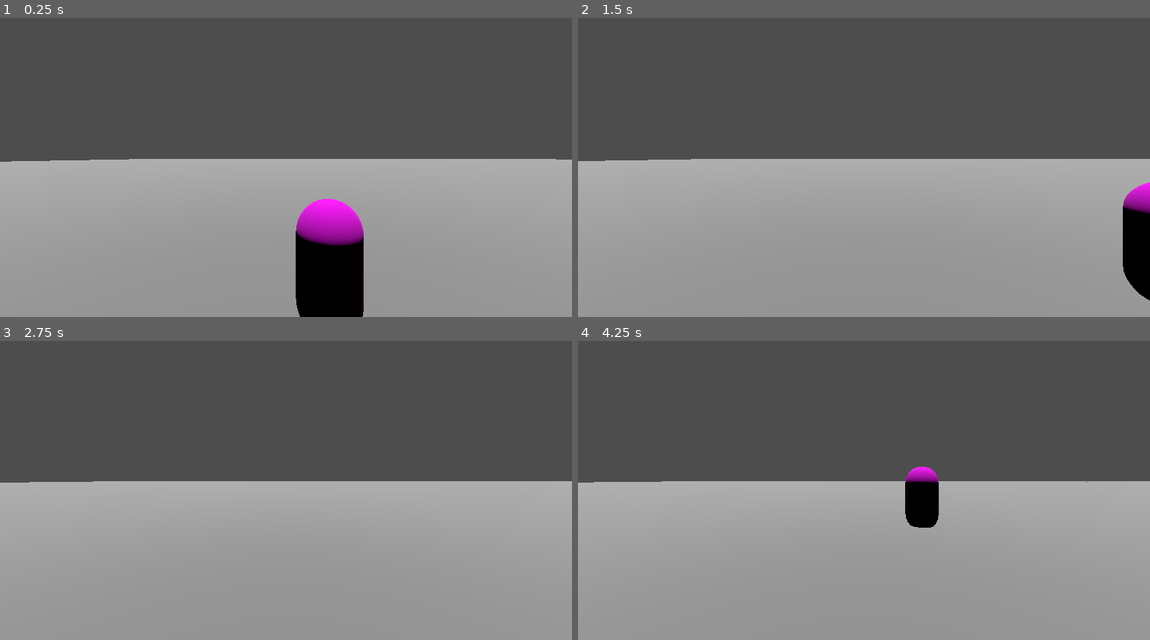
Above: before the commit, frames 1-4 (two rows, left to right).
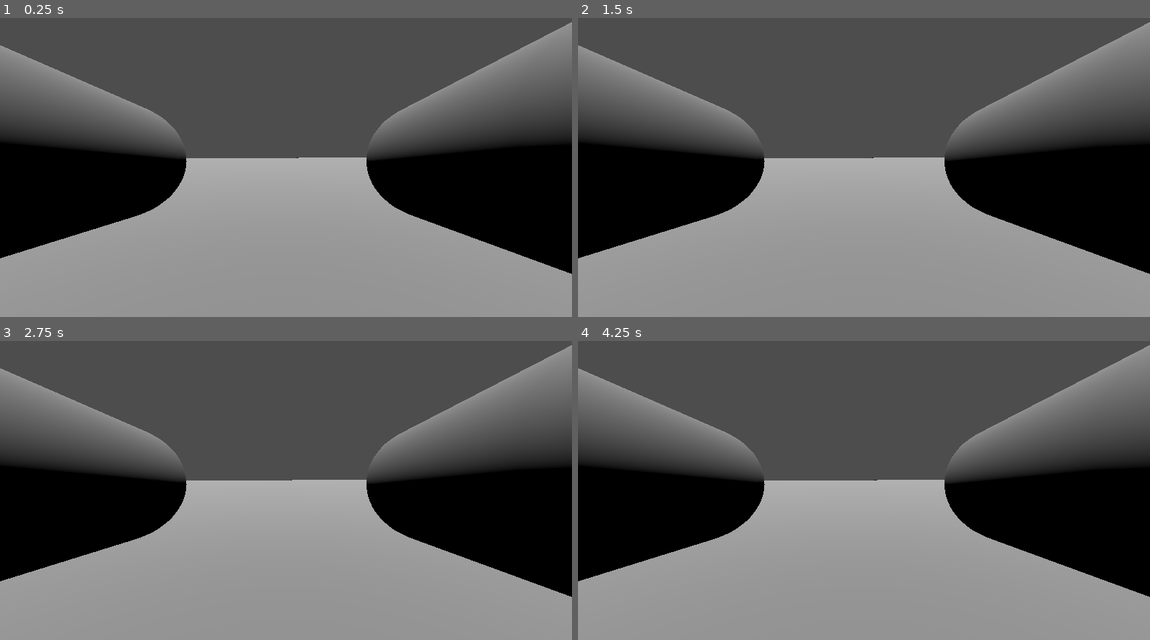
Above: after the commit, the same moments.

Repository: StudioXPEtudiant/-25-26.QC.S.S2_Escape-Night
Game: Godot game, scene res://Laboratoir(scène).tscn
The game is run twice, just before and just after one commit, with the same random seed, the same clock (stepped at 60 frames per second) and the same inputs.
Inputs:
- Up to frame 1 (0.25 s): no input
- Up to frame 2 (1.5 s): tap Enter (ui_accept) at 0.5 s; hold D (Droite) 0.53-1.28 s; hold Ctrl (Acroupir) 0.53-1.28 s; tap Space (Saut) at 0.77 s; tap Shift (Sprint) at 0.8, 1.35 s; hold Down (ui_down) from 1.28 s (still down)
- Up to frame 3 (2.75 s): tap Space (Saut) at 1.52 s; tap Ctrl (Acroupir) at 1.55 s; tap Enter (ui_accept) at 2 s; release Down (ui_down) at 2.03 s; hold D (Droite) from 2.03 s (still down); hold Ctrl (Acroupir) from 2.03 s (still down); tap Shift (Sprint) at 2.3 s
- Up to frame 4 (4.25 s): tap Enter (ui_accept) at 2.75 s; release D (Droite) at 2.78 s; release Ctrl (Acroupir) at 2.78 s; hold W (Avance) 2.78-3.53 s; tap S (Recule) at 2.85 s; tap Space (Saut) at 3.02, 3.77 s; tap Ctrl (Acroupir) at 3.05 s; hold A (Gauche) from 3.53 s (still down); hold Shift (Sprint) from 3.53 s (still down)

The runs differ from the first frame. In frame 1, 32% of the frame differs, in the area x 0-100%, y 1-100%; in frame 2, 27%; in frame 3, 27%; in frame 4, 28%.

Commit message:
Manequin

Diff:
--- a/Laboratoir(scène).tscn
+++ b/Laboratoir(scène).tscn
@@ -1,6 +1,7 @@
-[gd_scene load_steps=11 format=3 uid="uid://t0oepghs0plp"]
+[gd_scene load_steps=12 format=3 uid="uid://t0oepghs0plp"]
 
 [ext_resource type="PackedScene" uid="uid://dnwhrjxakhhu6" path="res://Monstre.tscn" id="1_dxf6b"]
+[ext_resource type="PackedScene" uid="uid://gf8yowy5duun" path="res://node_3d.tscn" id="2_8lorh"]
 
 [sub_resource type="StandardMaterial3D" id="StandardMaterial3D_1a1s2"]
 albedo_color = Color(0.560955, 0.560955, 0.560955, 1)
@@ -65,12 +66,11 @@
 transform = Transform3D(1, 0, 0, 0, 1, 0, 0, 0, 1, -1.47439, 2.59412, -6.99341)
 
 [node name="MeshInstance3D" type="MeshInstance3D" parent="."]
-transform = Transform3D(1, 0, 0, 0, 1, 0, 0, 0, 1, -2.0782, 1.85946, -2.34595)
 transform = Transform3D(-1, 0, -8.74228e-08, 0, 1, 0, 8.74228e-08, 0, -1, -2.1, 2.1, -2.35)
 mesh = SubResource("CapsuleMesh_w4cp3")
 
-[node name="Camera3D" type="Camera3D" parent="."]
-transform = Transform3D(-1, 0, -8.74228e-08, 0, 1, 0, 8.74228e-08, 0, -1, -3.3, 3, -4.97327)
-fov = 80.0
 [node name="DirectionalLight3D" type="DirectionalLight3D" parent="."]
 transform = Transform3D(0.889236, 0.457225, -0.0143281, 0.00603239, 0.0195985, 0.99979, 0.457409, -0.889135, 0.0146695, 0, 14.8334, 0)
+
+[node name="Node3D2" parent="." instance=ExtResource("2_8lorh")]
+transform = Transform3D(1, 0, 0, 0, 1, 0, 0, 0, 1, -3.26869, 3.16961, -7.63987)
--- a/Monstre.tscn
+++ b/Monstre.tscn
@@ -55,6 +55,3 @@
 [node name="Oeil2" type="MeshInstance3D" parent="."]
 transform = Transform3D(1, 0, 0, 0, -0.324149, -0.946006, 0, 0.946006, -0.324149, 0.490983, 1.43887, 0.907537)
 mesh = SubResource("CapsuleMesh_hjstv")
-
-[node name="Camera3D" type="Camera3D" parent="."]
-transform = Transform3D(-1, 0, -8.74228e-08, 0, 1, 0, 8.74228e-08, 0, -1, 0.0257462, 1.44666, 1.45596)
--- /dev/null
+++ b/node_3d.tscn
@@ -0,0 +1,26 @@
+[gd_scene load_steps=4 format=3 uid="uid://gf8yowy5duun"]
+
+[ext_resource type="Script" path="res://personnage_principal.gd" id="1_rp3qt"]
+
+[sub_resource type="CapsuleMesh" id="CapsuleMesh_odvco"]
+
+[sub_resource type="BoxShape3D" id="BoxShape3D_ma6vh"]
+size = Vector3(1, 1.44141, 1)
+
+[node name="Node3D" type="CharacterBody3D"]
+transform = Transform3D(1, 0, 0, 0, 1, 0, 0, 0, 1, 0, 0.813962, 0)
+script = ExtResource("1_rp3qt")
+
+[node name="Camera3D" type="Camera3D" parent="."]
+
+[node name="MeshInstance3D" type="MeshInstance3D" parent="."]
+transform = Transform3D(0.247799, 0, 0, 0, 0.0184483, -0.255721, 0, 0.29653, 0.0159094, 0.316715, 0, -0.322373)
+mesh = SubResource("CapsuleMesh_odvco")
+
+[node name="MeshInstance3D2" type="MeshInstance3D" parent="."]
+transform = Transform3D(0.247799, 0, 0, 0, 0.0184483, -0.255721, 0, 0.29653, 0.0159094, -0.366102, 0, -0.322373)
+mesh = SubResource("CapsuleMesh_odvco")
+
+[node name="CollisionShape3D" type="CollisionShape3D" parent="."]
+transform = Transform3D(1, 0, 0, 0, 1, 0, 0, 0, 1, 0, -0.220703, 0)
+shape = SubResource("BoxShape3D_ma6vh")
--- a/personnage_principal.gd
+++ b/personnage_principal.gd
@@ -13,11 +13,20 @@
 	# Handle jump.
 	if Input.is_action_pressed("Saut") and is_on_floor():
 		velocity.y = JUMP_VELOCITY
+
+	#Sprint
 	if Input.is_action_pressed("Sprint"):
 		SPEED = 10.0
 	else:
 		SPEED = 5.0
 
+	#Acroupir
+	if Input.is_action_pressed("Acroupir"):
+		pass
+
+	#dash
+	if Input.is_action_pressed("Sprint") and ("Acroupir"):
+		pass
 
 	var input_dir := Input.get_vector("Gauche", "Droite", "Avance", "Recule")
 	var direction := (transform.basis * Vector3(input_dir.x, 0, input_dir.y)).normalized()
